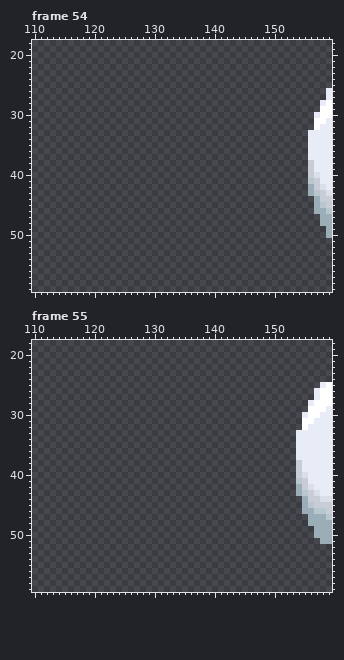
Two states of a pixel-art file, resources/art/menu/menu_fly_by.aseprite. Above: the version before the commit.
160x90 pixels, 122 frames. Shown: frame 54: x 110..159, y 18..59; frame 55: x 110..159, y 18..59. The commit also changed other frames, which this record leaves out.
And afterwards:
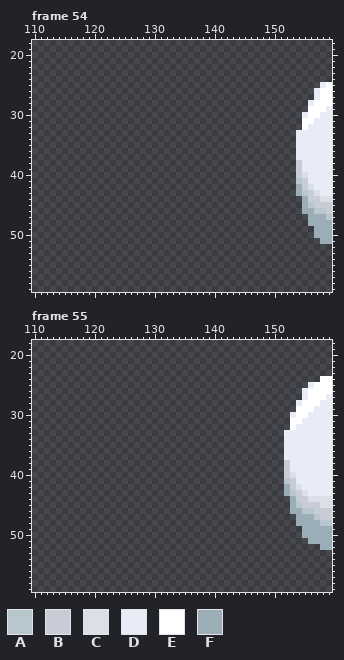
Palette (. is transparent): A #b8c6cd  B #c7ccd6  C #dadfe8  D #e7ecf6  E #ffffff  F #9badb7
Difference:
Changed rows in their new state; - is an unchanged pixel.
Frame 54:
first column x 154:
25 ----DE
26 ---DEE
27 ---DEE
28 --DEE-
29 --EE-D
30 -DEEDD
31 -EEDD-
32 -EDD--
33 DD----
34 DD----
35 DD----
36 DD----
37 DD----
38 BDD---
39 BDD---
40 BCDD--
41 ABDD--
42 FBCDD-
43 FABCDD
44 -FBBCC
45 -FABB-
46 -FFAAB
47 --FF-A
48 --FF--
49 ---FF-
50 ---FF-
51 ----FF
Frame 55:
first column x 152:
24 ------EE
25 ----DEE-
26 ---DEE--
27 ---DEE-D
28 --DEE-DD
29 --EE-DD-
30 -DEEDD--
31 -EEDD---
32 -EDD----
33 DD------
34 DD------
35 DD------
36 DD------
37 DD------
38 BDD-----
39 BDD-----
40 BCDD----
41 ABDD----
42 FBCDD---
43 FABCDD--
44 -FBBCC--
45 -FABB-CC
46 -FFAABB-
47 --FF-ABB
48 --FF--AA
49 ---FF---
50 ---FF---
51 ----FF--
52 ------FF
Boxes around the changes in both pictures, in picture pixels (x1, y1, x2, y2):
changed: (296, 82, 332, 244)
changed: (284, 376, 332, 550)
